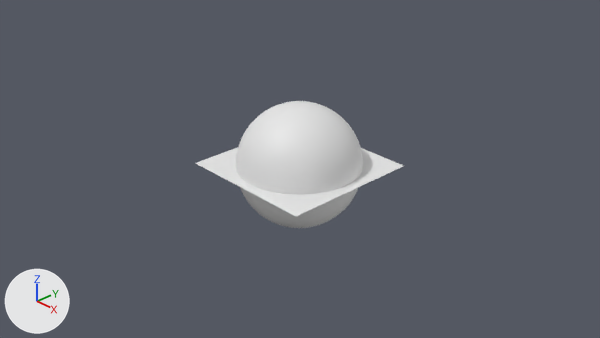
One commit to the Blender file blend/Matlay.blend: the scene before it, then after it.
Camera for both pictures: the file's camera 'Camera'. The axes (+X, +Y, +Z) are drawn at lower left. The lights are the same throughout. Materials are left out; every surface is plain grey.
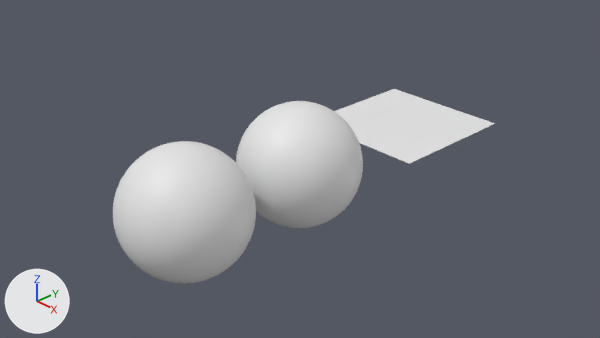
Location of each change, [x1, y1, x2, y2] in pixels of the pictures (600 x 338 px):
'Sphere.001', added
    after: [113, 141, 256, 283]
'Plane', moved
    before: [196, 147, 403, 216]
    after: [334, 89, 495, 164]

Patch to the scene script:
```diff
--- a/blend/Matlay.blend.py
+++ b/blend/Matlay.blend.py
@@ me_cube_001 @@
+me_cube_001.from_pydata(...)  # 6146 vertices, 6144 faces; spans x -0.86..0.86, y -0.86..0.86, z -0.86..0.86
+me_cube_001.polygons.foreach_set('use_smooth', [True] * 6144)
@@ ob_plane @@
 ob_plane = bpy.data.objects.new('Plane', me_plane)
-ob_plane.location = (0.0, 0.0, 0.0)
+ob_plane.location = (0.0, 2.1, 0.0)
@@ ob_sphere_001 @@
+ob_sphere_001 = bpy.data.objects.new('Sphere.001', me_cube_001)
+ob_sphere_001.location = (0.0, -1.9, 0.0)
```
